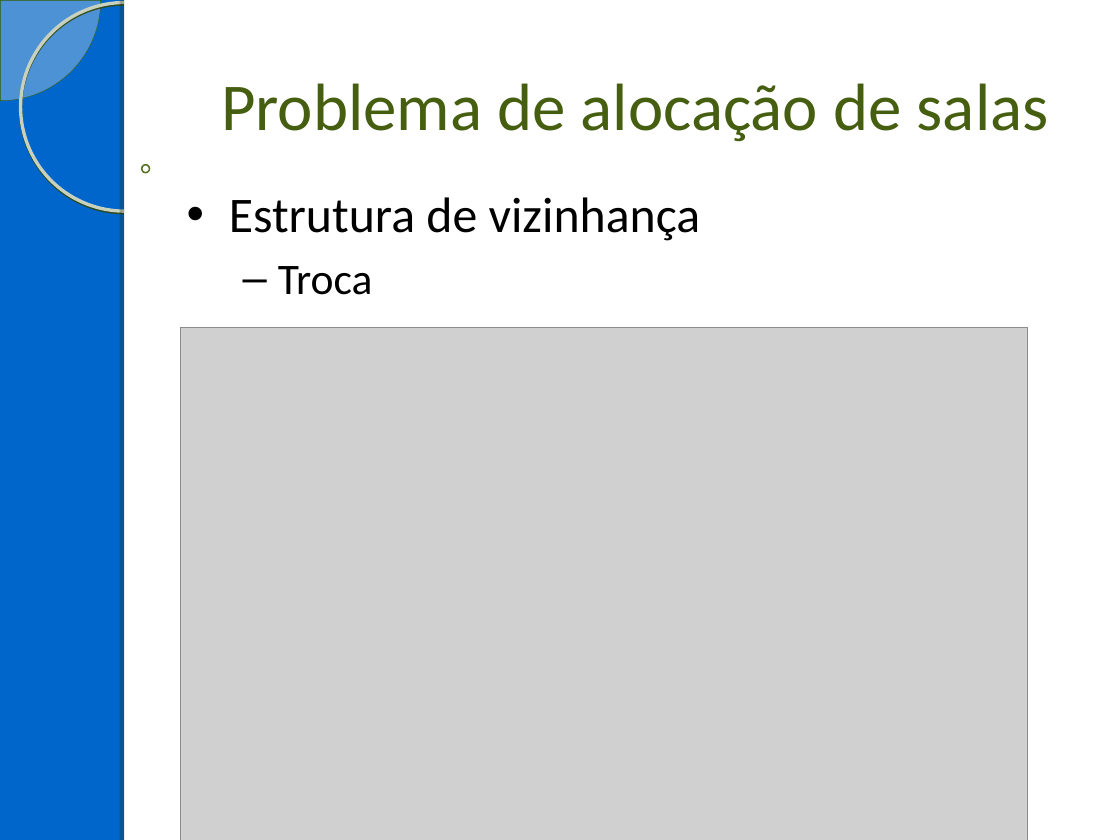
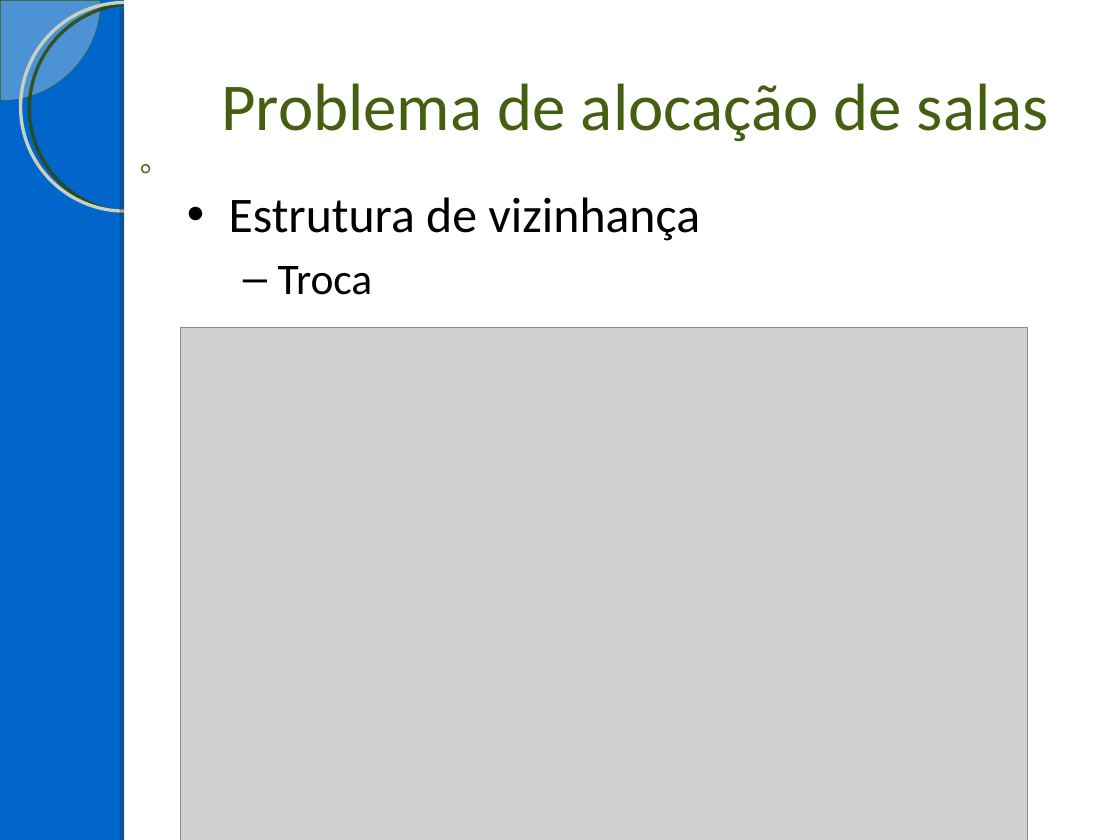
Before and after one commit to Hanniere/projeto-final-ipo, a slide deck: slide 8 of Apresentação/Apresentação.ppt. Drawn at 1120x840 pixels with LibreOffice and Linux fonts; fonts in the diff are those of the drawing; grey boxes stand for pictures; background and template pictures are left out. Boxes give left, top, right and bottom in pixels: in the first picture for what was removed or moved away, otherwise in the second. Text is boxed around its words. In the diff, an @@ line names an element or a change of style, - is before the commit and + after.

```diff
--- a/Apresentação/Apresentação.ppt
+++ b/Apresentação/Apresentação.ppt
@@ ellipse at <box>20,2,228,211</box>: shadow changed @@
@@ rectangle at <box>124,0,133,840</box>: shadow changed @@
```
Also in this commit, not shown: 13 other slides changed, 1 slide added, 3 other files.
